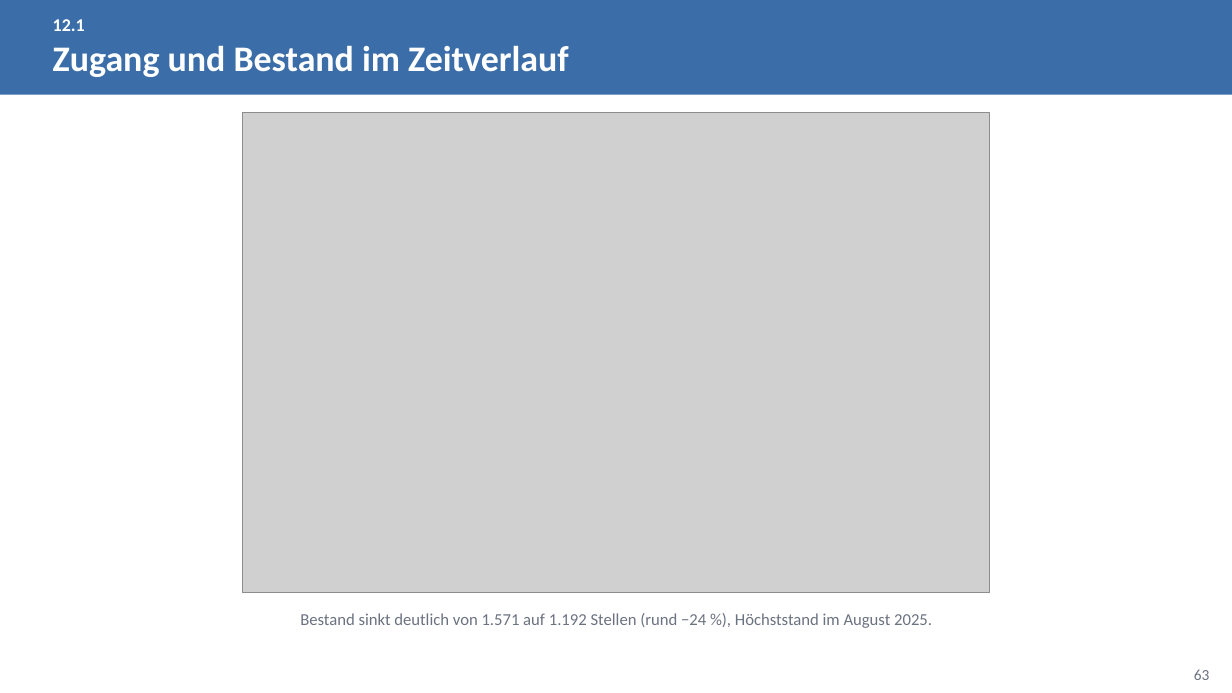
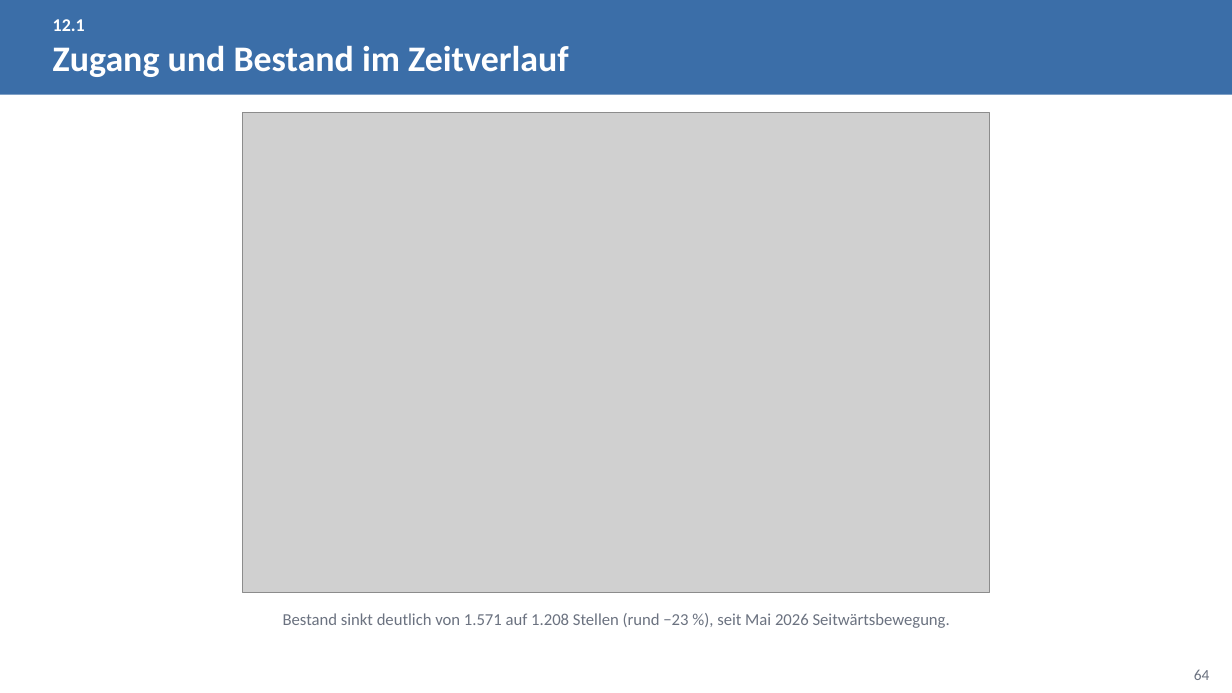
Before and after one commit to eufunk/arbeitsmarkt-regensburg, a slide deck: slide 64 of Docs/Projektpraesentation.pptx (slide 63 before the commit). Drawn at 1232x693 pixels with LibreOffice and Linux fonts; fonts in the diff are those of the drawing; grey boxes stand for pictures. Boxes give left, top, right and bottom in pixels: in the first picture for what was removed or moved away, otherwise in the second. Text is boxed around its words. In the diff, an @@ line names an element or a change of style, - is before the commit and + after.

```diff
--- a/Docs/Projektpraesentation.pptx
+++ b/Docs/Projektpraesentation.pptx
@@ text at <box>283,613,950,628</box>: text changed @@
-Bestand sinkt deutlich von 1.571 auf 1.192 Stellen (rund −24 %), Höchststand im August 2025.
+Bestand sinkt deutlich von 1.571 auf 1.208 Stellen (rund −23 %), seit Mai 2026 Seitwärtsbewegung.
@@ page number at <box>1194,669,1210,680</box>: text changed @@
-63
+64
```
Also in this commit, not shown: 59 other slides changed, 1 slide added, 1 other file.
